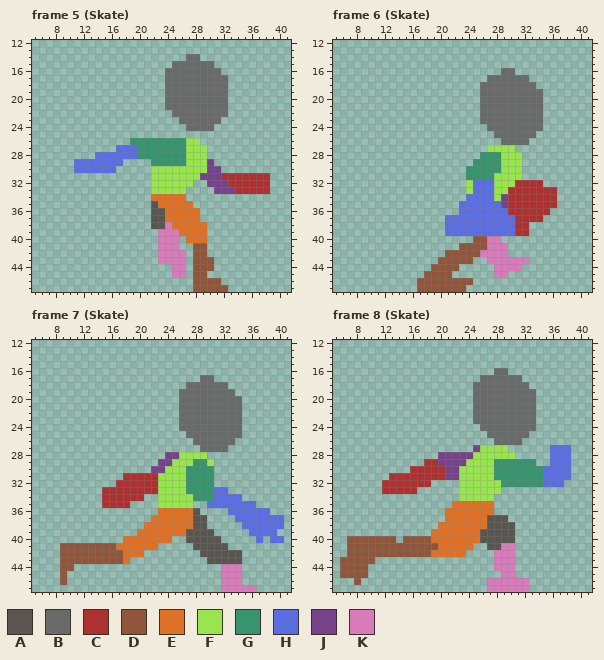
File history of a pixel-art file, images/WillowAnimations.aseprite. Above: the version before the commit.
48x48 pixels, 8 frames. Shown: frame 5 (Skate): x 5..41, y 12..47; frame 6 (Skate): x 5..41, y 12..47; frame 7 (Skate): x 5..41, y 12..47; frame 8 (Skate): x 5..41, y 12..47. The commit also changed other frames, which this record leaves out.
Palette (. is transparent): A #595652  B #696a6a  C #ac3232  D #8f563b  E #df7126  F #99e550  G #37946e  H #5b6ee1  J #76428a  K #d77bba
And afterwards:
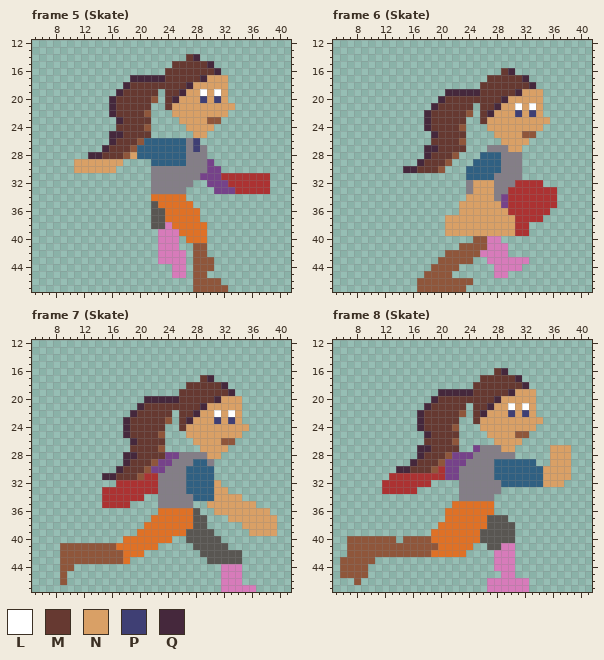
Colours new in this view: L #ffffff  M #663931  N #d9a066  P #3f3f74  Q #45283c
Change:
layer "W Torso" added
layer "Front Arm" now hidden
layer "W Front Arm" added
layer "Front Hand" now hidden
layer "W Front Hand" added
layer "Head" now hidden
layer "W Head" added
@@ palette @@
-F #99e550
+F #847e87
-G #37946e
+G #306082
--- frame 5 (Skate), layers "W Head", "W Front Hand", "W Torso"
@@ x 5..41 @@
 13 .....................................
-14 ......................BB.............
-15 ....................BBBBBB...........
-16 ...................BBBBBBBB..........
-17 ...................BBBBBBBBB.........
-18 ...................BBBBBBBBB.........
-19 ...................BBBBBBBBB.........
-20 ...................BBBBBBBBB.........
-21 ...................BBBBBBBBB.........
-22 ....................BBBBBBBB.........
-23 .....................BBBBBB..........
-24 ......................BBBB...........
-25 .....................................
-26 ..............GGGGGGGGFF.............
-27 ............HHHGGGGGGGFFF............
-28 .........HHHHHHGGGGGGGFFF............
-29 ......HHHHHHH....GGGGGFFFJ...........
-30 ......HHHHHH.....FFFFFFFFJJ..........
+14 ......................MQ.............
+15 ....................MMMMMQ...........
+16 ...................MMMMMMMQ..........
+17 ..............QQQQQMMMMMQNNN.........
+18 .............QMMMMMMMMQNNNNN.........
+19 ............QMMMMM.MMQNNLNLN.........
+20 ...........QMMMMMD.MQNNNPNPN.........
+21 ...........QMMMMM..MNNNNNNNNN........
+22 ...........QMMMMD...NNNNNNNN.........
+23 ............QMMMM....NNNNDD..........
+24 ............MMMMD.....NNNN...........
+25 ...........QQMMMM......NN............
+26 ...........QMMMDGGGGGGFP.............
+27 ..........QMMMDGGGGGGGFPF............
+28 ........QQMMMDNGGGGGGGFFF............
+29 ......NNNNNNN....GGGGGFFFJ...........
+30 ......NNNNNN.....FFFFFFFFJJ..........
 31 .................FFFFFFFJJJCCCCCCC...
--- frame 6 (Skate), layers "W Head", "W Front Hand"
@@ x 13..37 @@
 15 .........................
-16 ................BB.......
-17 ..............BBBBBB.....
-18 .............BBBBBBBB....
-19 .............BBBBBBBBB...
-20 .............BBBBBBBBB...
-21 .............BBBBBBBBB...
-22 .............BBBBBBBBB...
-23 .............BBBBBBBBB...
-24 ..............BBBBBBBB...
-25 ...............BBBBBB....
-26 ................BBBB.....
-27 ..............FFFF.......
-28 .............GGGFFF......
-29 ............GGGGFFF......
-30 ...........GGGGGFFF......
+16 ................MQ.......
+17 ..............MMMMMQ.....
+18 .............MMMMMMMQ....
+19 ........QQQQQMMMMMQNNN...
+20 .......QMMMMMMMMQNNNNN...
+21 ......QMMMMM.MMQNNLNLN...
+22 .....QMMMMMD.MQNNNPNPN...
+23 .....QMMMMM..MNNNNNNNNN..
+24 .....QMMMMD...NNNNNNNN...
+25 ......QMMMM....NNNNDD....
+26 ......MMMMD.....NNNN.....
+27 .....QQMMMM...FFFNN......
+28 .....QMMMD...GGGFFF......
+29 ....QMMMD...GGGGFFF......
+30 ..QQMMMD...GGGGGFFF......
 31 ...........GGGGFFFF......
-32 ...........FHHHFFFCCCC...
-33 ...........FHHHFFCCCCCCC.
-34 ...........HHHHFJCCCCCCC.
-35 ..........HHHHHHJCCCCCCC.
-36 ..........HHHHHHHCCCCCC..
-37 ........HHHHHHHHHHCCCC...
-38 ........HHHHHHHHHHCC.....
-39 ........HHHHHHHHHHCC.....
+32 ...........FNNNFFFCCCC...
+33 ...........FNNNFFCCCCCCC.
+34 ...........NNNNFJCCCCCCC.
+35 ..........NNNNNNJCCCCCCC.
+36 ..........NNNNNNNCCCCCC..
+37 ........NNNNNNNNNNCCCC...
+38 ........NNNNNNNNNNCC.....
+39 ........NNNNNNNNNNCC.....
 40 ............DDKK.........
--- frame 7 (Skate)
@@ x 5..41 @@
 16 .....................................
-17 ........................BB...........
-18 ......................BBBBBB.........
-19 .....................BBBBBBBB........
-20 .....................BBBBBBBBB.......
-21 .....................BBBBBBBBB.......
-22 .....................BBBBBBBBB.......
-23 .....................BBBBBBBBB.......
-24 .....................BBBBBBBBB.......
-25 ......................BBBBBBBB.......
-26 .......................BBBBBB........
-27 ........................BBBB.........
-28 ...................JJFFFF............
-29 ..................JJFFFGGF...........
-30 .................JJFFFGGGG...........
-31 .............CCCCCFFFFGGGG...........
-32 ............CCCCCCFFFFGGGG...........
-33 ..........CCCCCCCCFFFFGGGGHH.........
-34 ..........CCCCCC..FFFFFGGGHHHH.......
-35 ..........CCCC....FFFFF..HHHHHHH.....
-36 ..................EEEEEA....HHHHHH...
-37 .................EEEEEEAA....HHHHHHH.
-38 ................EEEEEEEAA.....HHHHHH.
-39 ...............EEEEEEEAAAA.....HHHH..
-40 .............EEEEEEE..AAAAA.....H.HH.
+17 ........................MQ...........
+18 ......................MMMMMQ.........
+19 .....................MMMMMMMQ........
+20 ................QQQQQMMMMMQNNN.......
+21 ...............QMMMMMMMMQNNNNN.......
+22 ..............QMMMMM.MMQNNLNLN.......
+23 .............QMMMMMD.MQNNNPNPN.......
+24 .............QMMMMM..MNNNNNNNNN......
+25 .............QMMMMD...NNNNNNNN.......
+26 ..............QMMMM....NNNNDD........
+27 ..............MMMMD.....NNNN.........
+28 .............QQMMMMJJFFFFNN..........
+29 .............QMMMDJJFFFGGF...........
+30 ............QMMMDJJFFFGGGG...........
+31 ..........QQMMMDCCFFFFGGGG...........
+32 ............CCCCCCFFFFGGGGN..........
+33 ..........CCCCCCCCFFFFGGGGNN.........
+34 ..........CCCCCC..FFFFFGGGNNNN.......
+35 ..........CCCC....FFFFF..NNNNNNN.....
+36 ..................EEEEEA..NNNNNNNN...
+37 .................EEEEEEAA...NNNNNNN..
+38 ................EEEEEEEAA.....NNNNN..
+39 ...............EEEEEEEAAAA.....NNNN..
+40 .............EEEEEEE..AAAAA..........
 41 ....DDDDDDDDEEEEEE.....AAAAA.........
--- frame 8 (Skate), layers "W Head", "W Front Hand"
@@ x 5..41 @@
 15 .....................................
-16 .......................BB............
-17 .....................BBBBBB..........
-18 ....................BBBBBBBB.........
-19 ....................BBBBBBBBB........
-20 ....................BBBBBBBBB........
-21 ....................BBBBBBBBB........
-22 ....................BBBBBBBBB........
-23 ....................BBBBBBBBB........
-24 .....................BBBBBBBB........
-25 ......................BBBBBB.........
-26 .......................BBBB..........
-27 ....................JFFFF......HHH...
-28 ...............JJJJJFFFFFF.....HHH...
-29 .............CCJJJJFFFFGGGGGG..HHH...
-30 ...........CCCCCJJFFFFFGGGGGGGHHHH...
-31 ........CCCCCCCCJJFFFFFGGGGGGGHHHH...
-32 .......CCCCCCC....FFFFFFGGGGGGHHH....
+16 .......................MQ............
+17 .....................MMMMMQ..........
+18 ....................MMMMMMMQ.........
+19 ...............QQQQQMMMMMQNNN........
+20 ..............QMMMMMMMMQNNNNN........
+21 .............QMMMMM.MMQNNLNLN........
+22 ............QMMMMMD.MQNNNPNPN........
+23 ............QMMMMM..MNNNNNNNNN.......
+24 ............QMMMMD...NNNNNNNN........
+25 .............QMMMM....NNNNDD.........
+26 .............MMMMD.....NNNN..........
+27 ............QQMMMM..JFFFNN.....NNN...
+28 ............QMMMDJJJFFFFFF.....NNN...
+29 ...........QMMMDJJJFFFFGGGGGG..NNN...
+30 .........QQMMMDCJJFFFFFGGGGGGGNNNN...
+31 ........CCCCCCCCJJFFFFFGGGGGGGNNNN...
+32 .......CCCCCCC....FFFFFFGGGGGGNNN....
 33 .......CCCCC......FFFFFF.............
